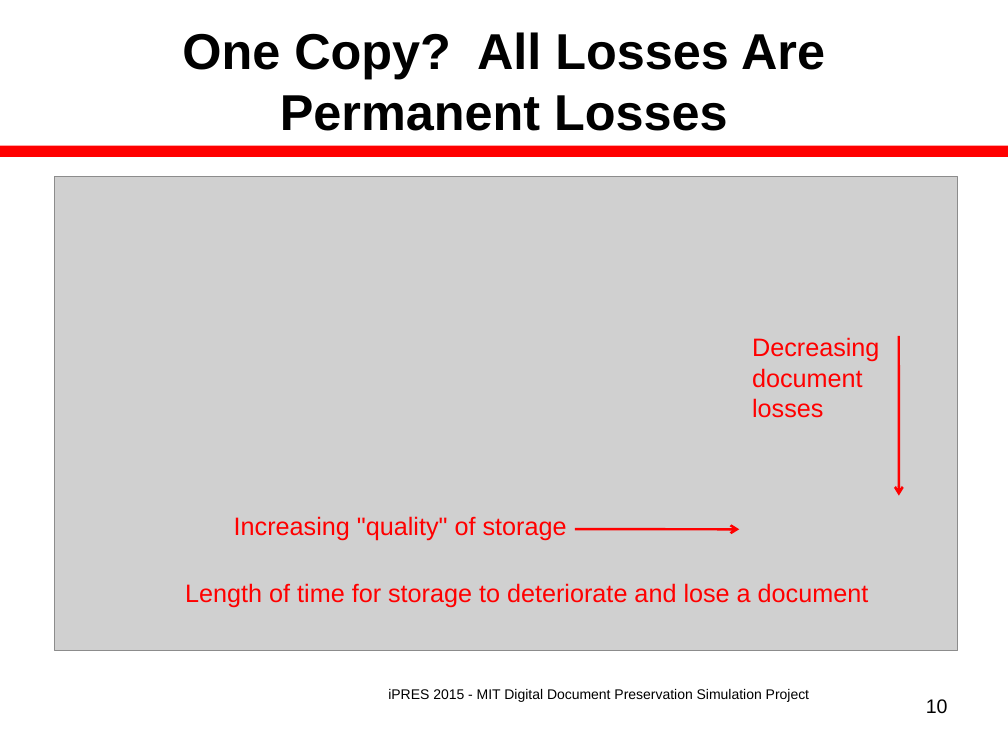
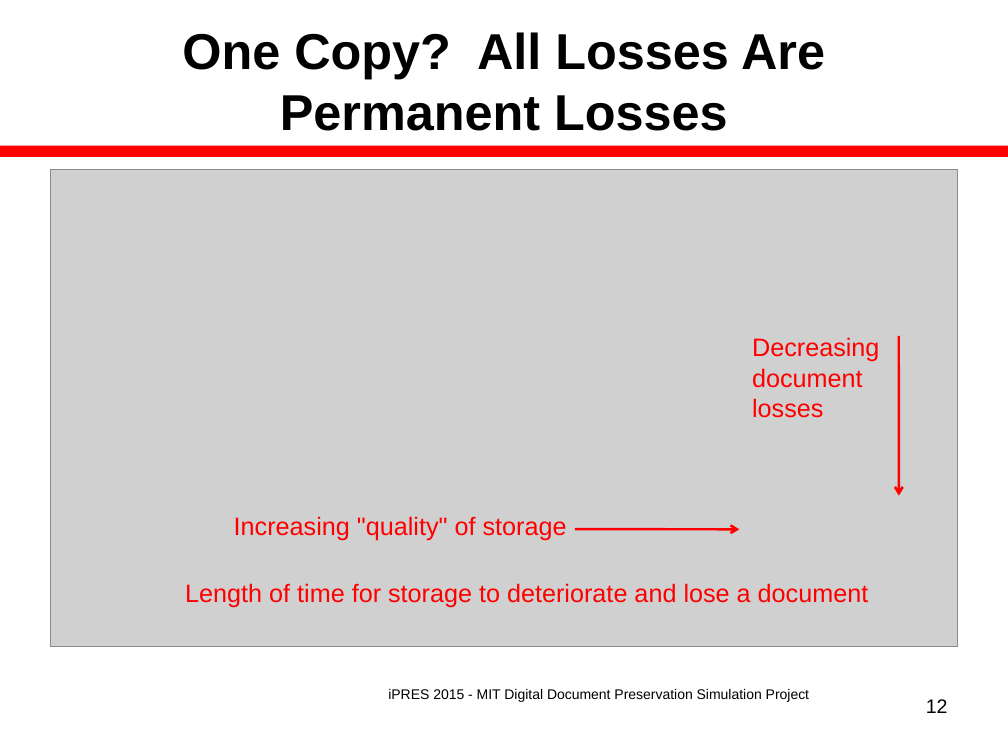
Before and after one commit to MIT-Informatics/PreservationSimulation, a slide deck: slide 12 of shelf/docs/Slides_iPres2015Nov.ppt (slide 10 before the commit). Drawn at 1008x756 pixels with LibreOffice and Linux fonts; fonts in the diff are those of the drawing; grey boxes stand for pictures. Boxes give left, top, right and bottom in pixels: in the first picture for what was removed or moved away, otherwise in the second. Text is boxed around its words. In the diff, an @@ line names an element or a change of style, - is before the commit and + after.

Commit message:
Make final, we hope, changes to slides for NDSA presentation at UNC: - percentage scale on losses, - fake zeros on abscissae, - new curves for recessions and institutional failure losses, - minor wording changes.

```diff
--- a/shelf/docs/Slides_iPres2015Nov.ppt
+++ b/shelf/docs/Slides_iPres2015Nov.ppt
@@ picture: place and size @@
-picture at bbox=[54, 176, 958, 651]
+picture at bbox=[50, 170, 958, 647]
@@ page number at bbox=[926, 699, 948, 713]: text changed @@
-10
+12
```
Also in this commit, not shown: 9 other slides changed, 1 slide added, 10 other files.
